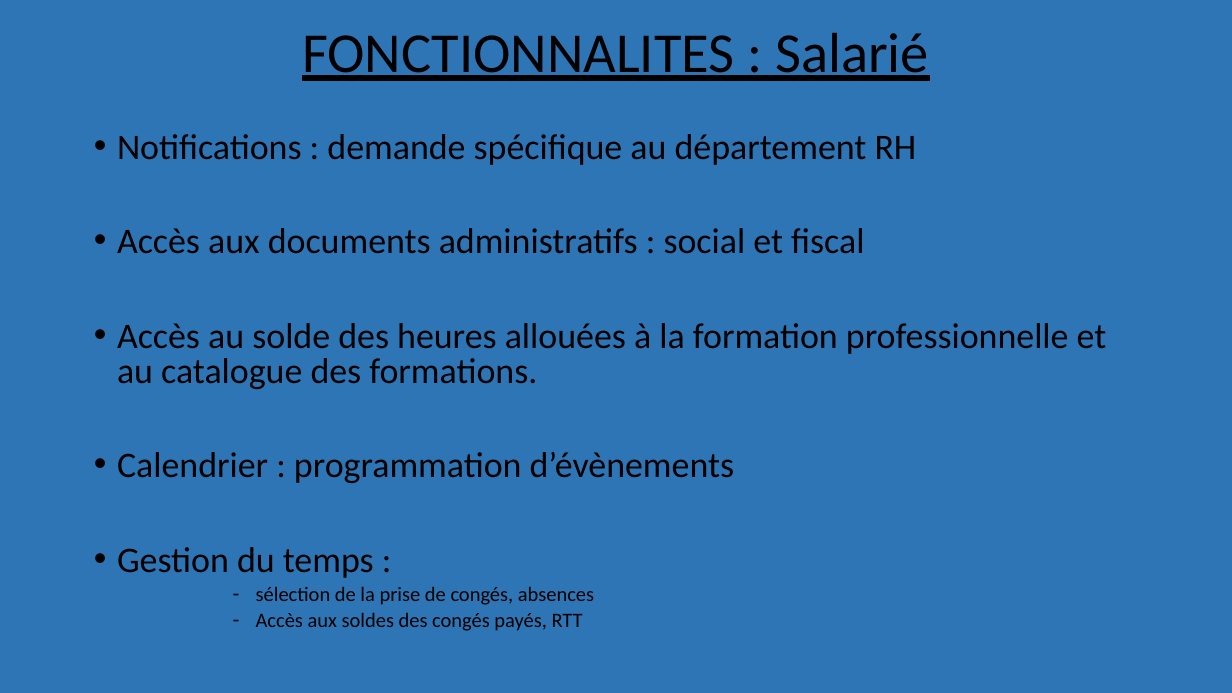
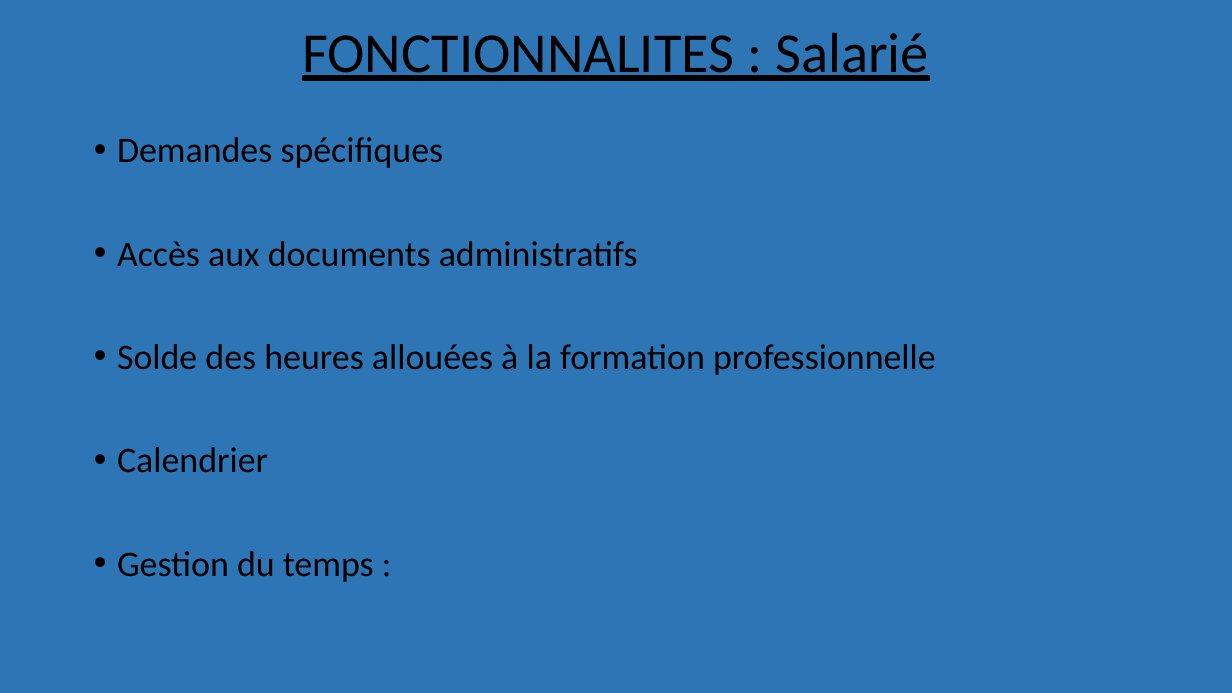
Before and after one commit to Nadia78/easyhr2, a slide deck: slide 6 of bdd/Easyhr.pptx. Drawn at 1232x693 pixels with LibreOffice and Linux fonts; fonts in the diff are those of the drawing. Boxes give left, top, right and bottom in pixels: in the first picture for what was removed or moved away, otherwise in the second. Text is boxed around its words. In the diff, an @@ line names an element or a change of style, - is before the commit and + after.

Commit message:
powerpoint et alt

```diff
--- a/bdd/Easyhr.pptx
+++ b/bdd/Easyhr.pptx
@@ text at (x1=117, y1=137, x2=936, y2=473): text changed @@
-• Notifications : demande spécifique au département RH
-• Accès aux documents administratifs : social et fiscal
-• Accès au solde des heures allouées à la formation professionnelle et au catalogue des formations.
-• Calendrier : programmation d’évènements
+• Demandes spécifiques
+• Accès aux documents administratifs
+• Solde des heures allouées à la formation professionnelle
+• Calendrier
@@ text at (x1=117, y1=551, x2=374, y2=582): line spacing 0.8 to 0.9 @@
@@ text at (x1=256, y1=586, x2=594, y2=631): paragraphs removed @@
-      – sélection de la prise de congés, absences
-      – Accès aux soldes des congés payés, RTT
```
Also in this commit, not shown: 2 other slides changed, 2 other files.
